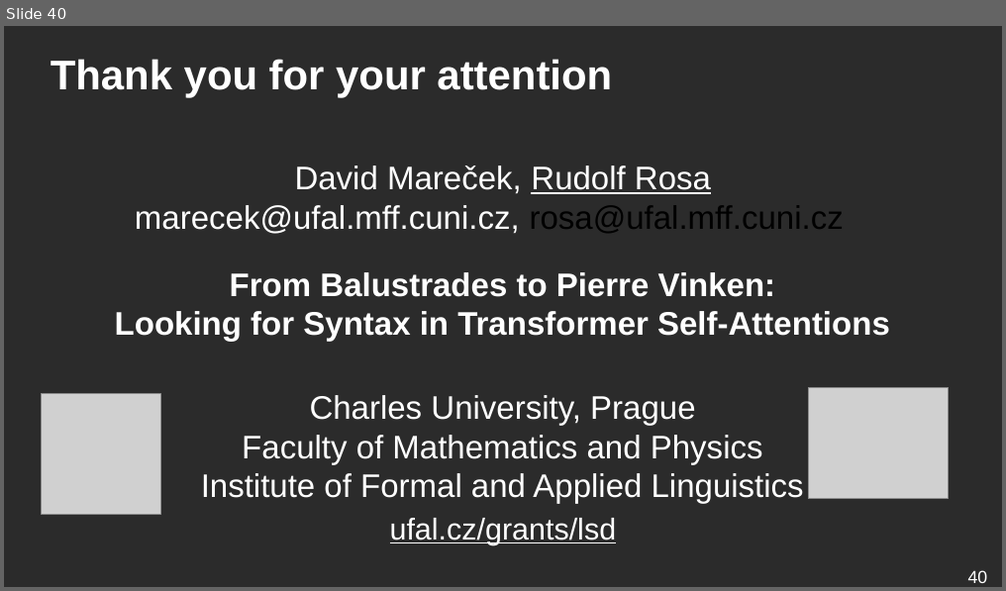
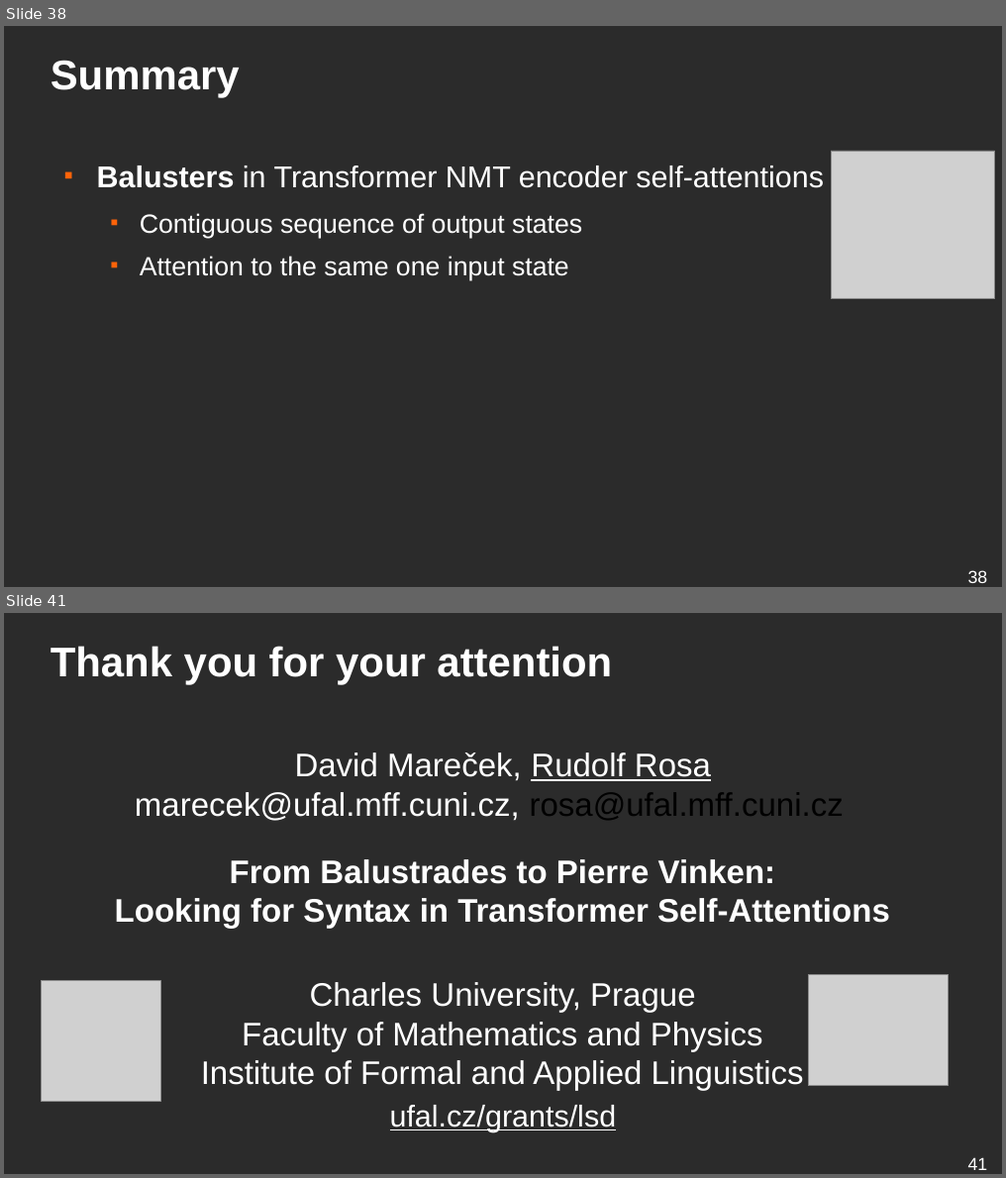
Before and after one commit to ufal/lsd, a slide deck: conferences/2019-blackbox-balustrades/presentation.odp. Shown one above the other, each under a label of ours: slide 40 before the commit, slides 38 and 41 after it; the slides between them are not shown. The pictures are 1006x591 and 1006x1178 pixels, drawn with LibreOffice and Linux fonts; fonts in the diff are those of the drawing; grey boxes stand for pictures; background and template pictures are left out; a plain dark background stands for a picture behind light text. Boxes give left, top, right and bottom in pixels: in the first picture for what was removed or moved away, otherwise in the second. Text is boxed around its words. In the diff, an @@ line names an element or a change of style, - is before the commit and + after.

```diff
--- a/conferences/2019-blackbox-balustrades/presentation.odp
+++ b/conferences/2019-blackbox-balustrades/presentation.odp
@@ slide 38 added at [4,26,1002,587], background picture (left out) @@
@@ title added at [51,60,240,97], 33 pt, text #FFFFFF, bold @@
+Summary
@@ text added at [97,166,824,280], 21 pt, text #FFFFFF @@
+■ Balusters in Transformer NMT encoder self-attentions
+  ■ Contiguous sequence of output states
+  ■ Attention to the same one input state
@@ picture added at [831,151,995,299] @@
@@ page number added at [968,570,988,583], 14 pt, text #FFFFFF @@
+38
@@ what was slide 40 is now slide 41 @@
@@ page number at [968,1157,988,1170]: text changed @@
-40
+41
```
Also in this commit, not shown: 4 other slides added, 4 slides removed, 1 other file.
